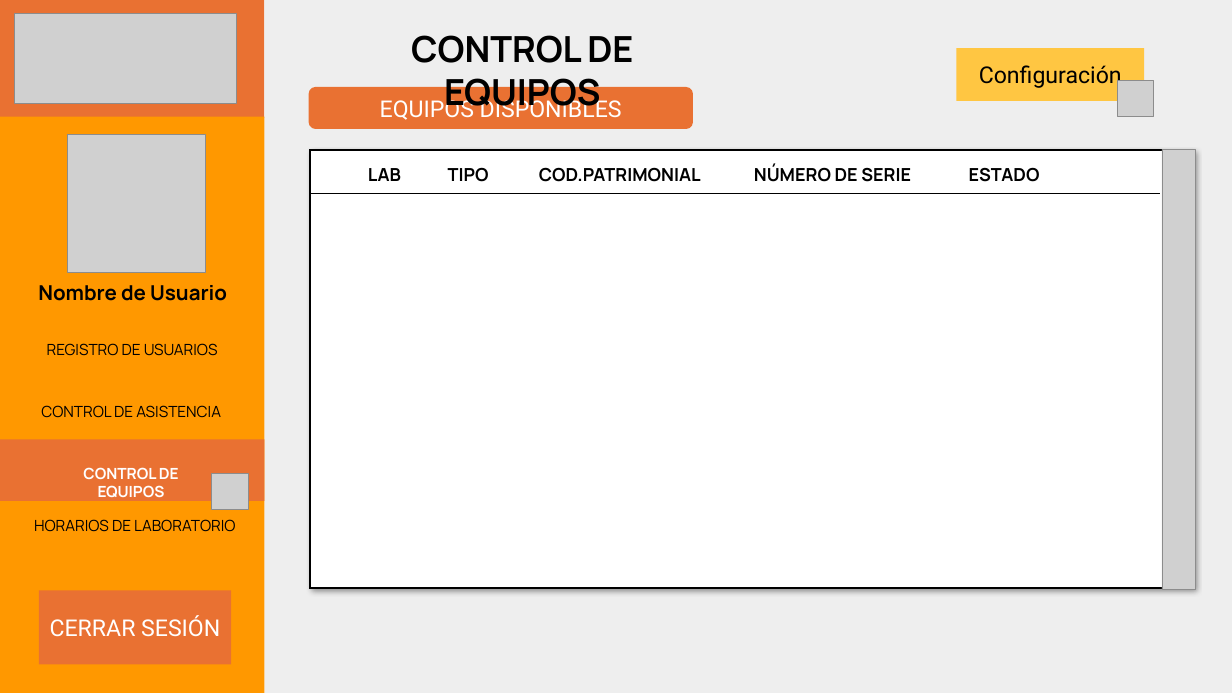
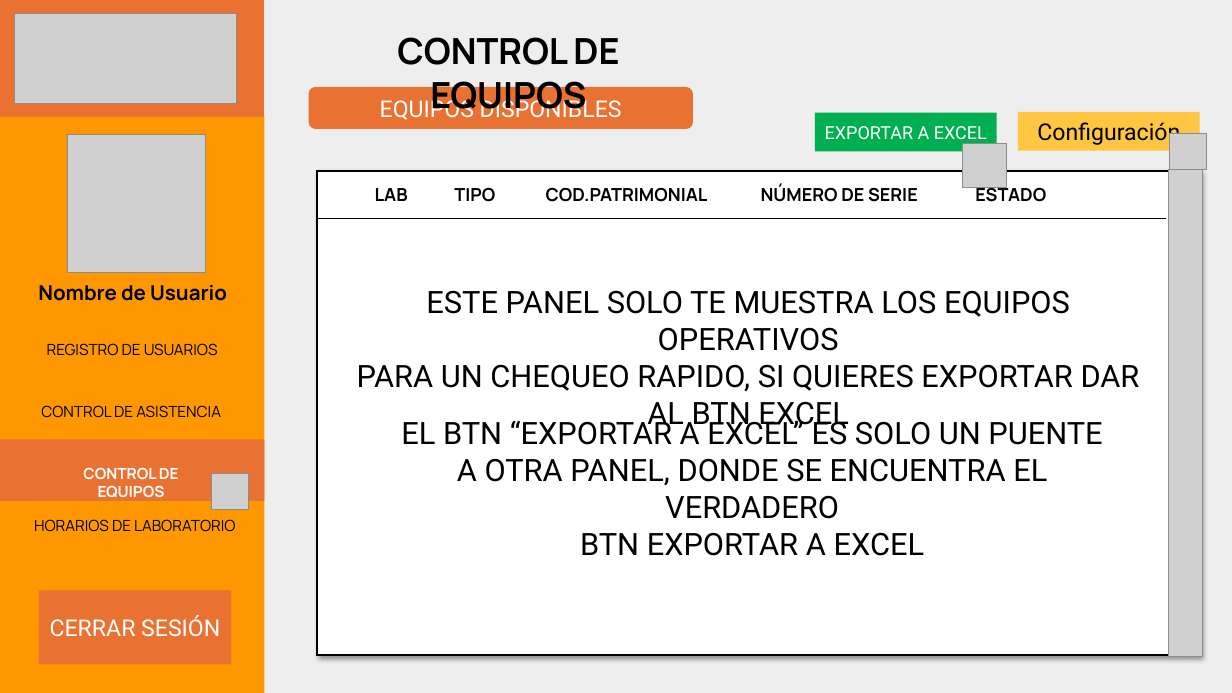
Before and after one commit to cotanol/ProyectoAsistenciaUNFV, a slide deck: slide 17 of GUIDESIGN.pptx (slide 10 before the commit). Drawn at 1232x693 pixels with LibreOffice and Linux fonts; fonts in the diff are those of the drawing; grey boxes stand for pictures. Boxes give left, top, right and bottom in pixels: in the first picture for what was removed or moved away, otherwise in the second. Text is boxed around its words. In the diff, an @@ line names an element or a change of style, - is before the commit and + after.

```diff
--- a/GUIDESIGN.pptx
+++ b/GUIDESIGN.pptx
@@ text "CONTROL DE EQUIPOS": place and size @@
-text "CONTROL DE EQUIPOS" at (411, 35, 633, 115)
+text "CONTROL DE EQUIPOS" at (397, 37, 619, 118)
@@ rectangle added at (815, 113, 997, 152), fill #00B050, 14 pt, text #FFFFFF @@
+EXPORTAR A EXCEL
@@ rectangle "Configuración": place and size @@
-rectangle "Configuración" at (957, 48, 1144, 101)
+rectangle "Configuración" at (1019, 112, 1201, 151)
@@ picture added at (963, 143, 1007, 188) @@
@@ picture: place and size @@
-picture at (1117, 80, 1154, 117)
+picture at (1170, 133, 1207, 170)
@@ rectangle: place and size @@
-rectangle at (311, 151, 1193, 589)
+rectangle at (317, 171, 1200, 655)
@@ text "LAB TIPO COD.PATRIMONIAL NÚMERO DE ...": place and size @@
-text "LAB TIPO COD.PATRIMONIAL NÚMERO DE ..." at (368, 164, 1040, 182)
+text "LAB TIPO COD.PATRIMONIAL NÚMERO DE ..." at (375, 185, 1046, 202)
@@ picture: place and size @@
-picture at (1163, 150, 1196, 590)
+picture at (1169, 170, 1202, 657)
@@ line moved from (311, 193) - (1160, 193) to (317, 218) - (1166, 218) @@
@@ text added at (357, 290, 1140, 432), 24 pt, text #000000 @@
+ESTE PANEL SOLO TE MUESTRA LOS EQUIPOS OPERATIVOS
+PARA UN CHEQUEO RAPIDO, SI QUIERES EXPORTAR DAR
+AL BTN EXCEL
@@ text added at (401, 417, 1102, 556), 24 pt, text #000000 @@
+EL BTN “EXPORTAR A EXCEL” ES SOLO UN PUENTE
+A OTRA PANEL, DONDE SE ENCUENTRA EL VERDADERO
+BTN EXPORTAR A EXCEL
```
Also in this commit, not shown: 6 other slides changed, 13 slides added, 5 slides removed, 11 other files.
